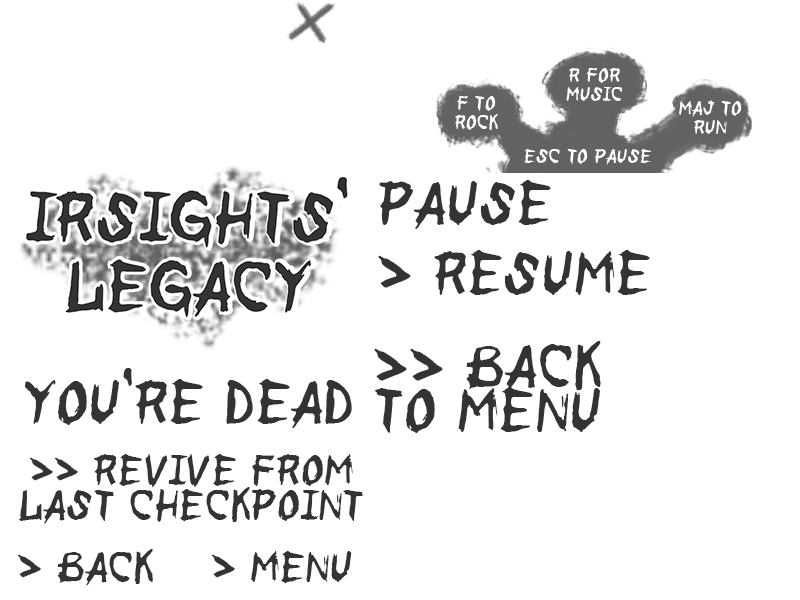
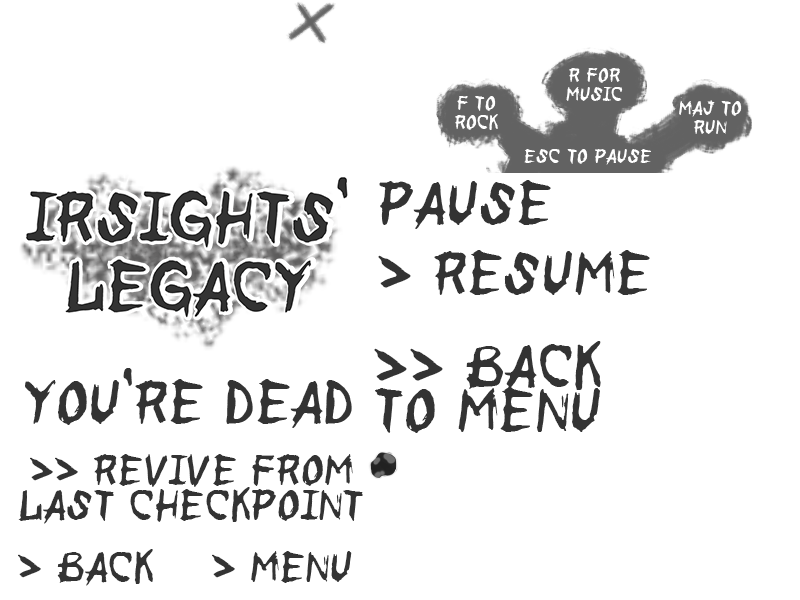
Two versions of the same layered image (800x600). Layer-by-layer changes:
added group "pebbleCounter" with 1 layers above "Layer 0" over (368, 451, 398, 479)
added layer "Layer 7" in group "pebbleCounter" over (368, 451, 398, 479)
